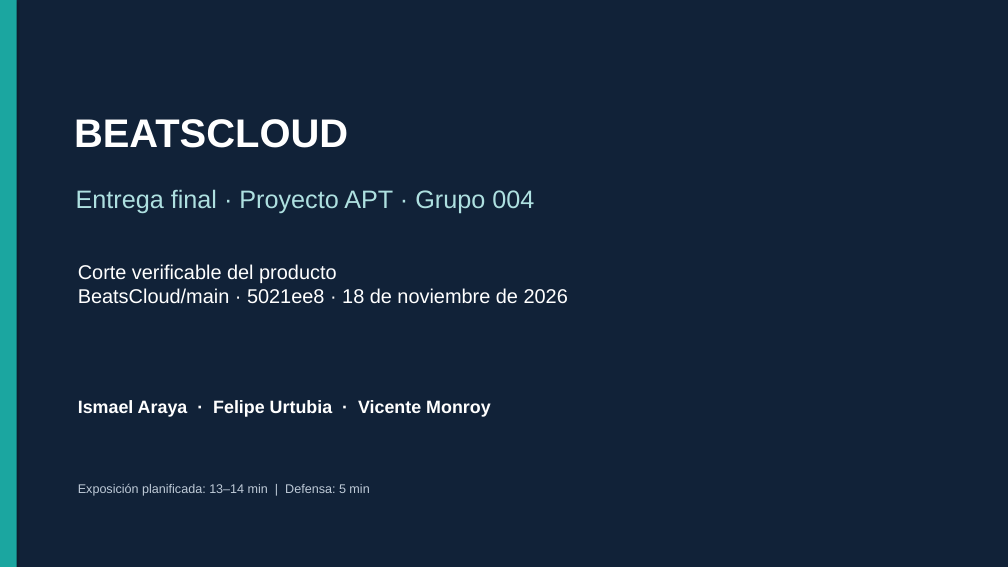
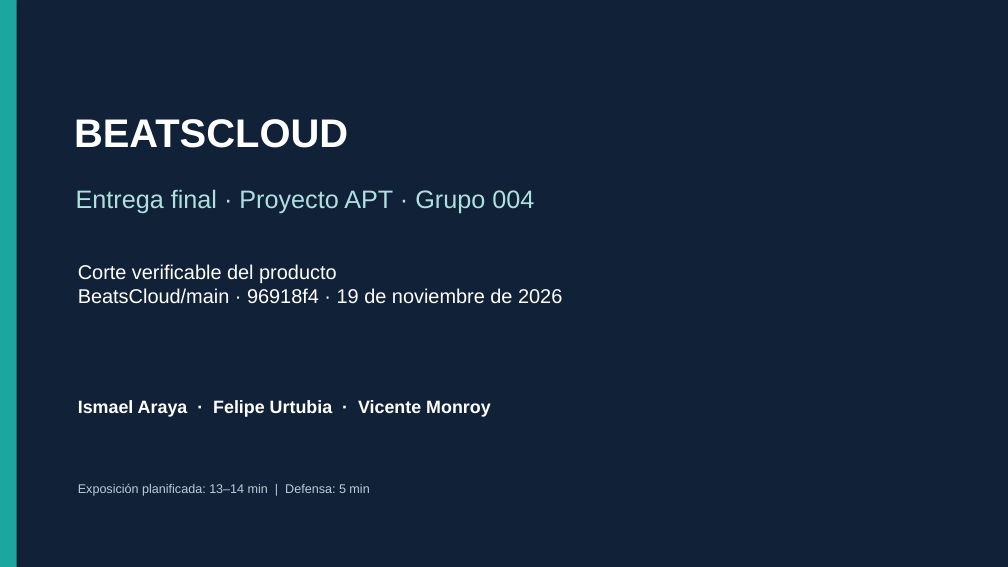
Before and after one commit to yaeaelo/2026_2_MA_CAPSTONE_005D_GRUPO_4, a slide deck: slide 1 of Fase 2/Evidencias Grupales/Presentación_Final_BeatsCloud_2026-11-18.pptx. Drawn at 1008x567 pixels with LibreOffice and Linux fonts; fonts in the diff are those of the drawing. Boxes give left, top, right and bottom in pixels: in the first picture for what was removed or moved away, otherwise in the second. Text is boxed around its words. In the diff, an @@ line names an element or a change of style, - is before the commit and + after.

```diff
--- a/Fase 2/Evidencias Grupales/Presentación_Final_BeatsCloud_2026-11-18.pptx
+++ b/Fase 2/Evidencias Grupales/Presentación_Final_BeatsCloud_2026-11-18.pptx
@@ text at box(78, 264, 562, 304): text changed @@
-Corte verificable del producto
-BeatsCloud/main · 5021ee8 · 18 de noviembre de 2026
+Corte verificable del producto
+BeatsCloud/main · 96918f4 · 19 de noviembre de 2026
```
Also in this commit, not shown: 8 other slides changed, 8 other files.
